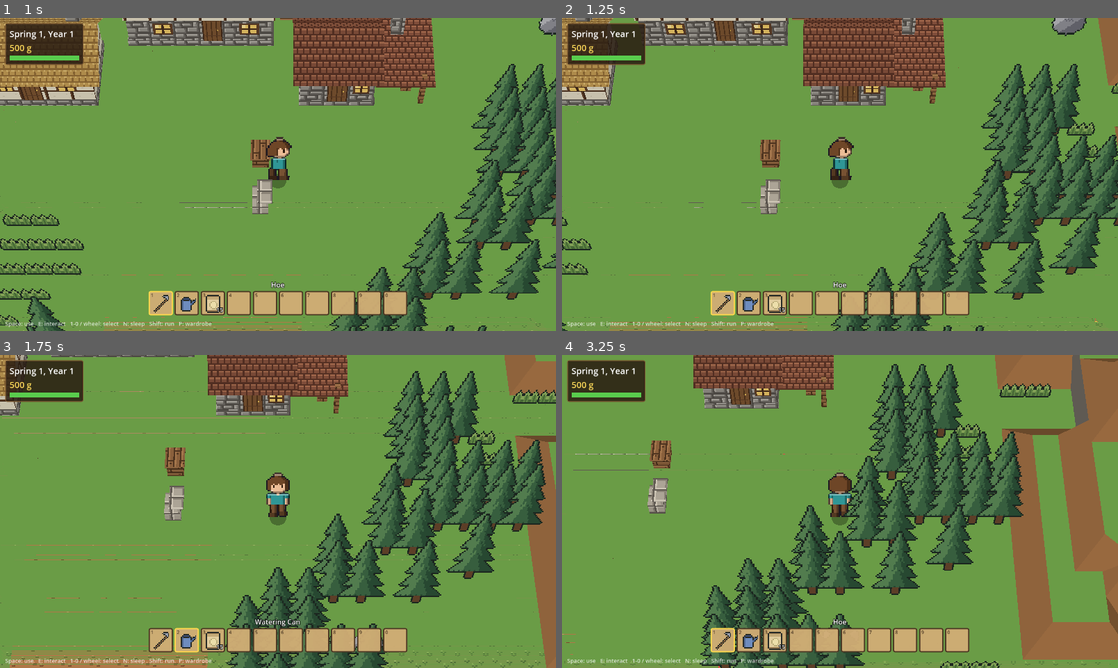
Above: before the commit, frames 1-4 (two rows, left to right).
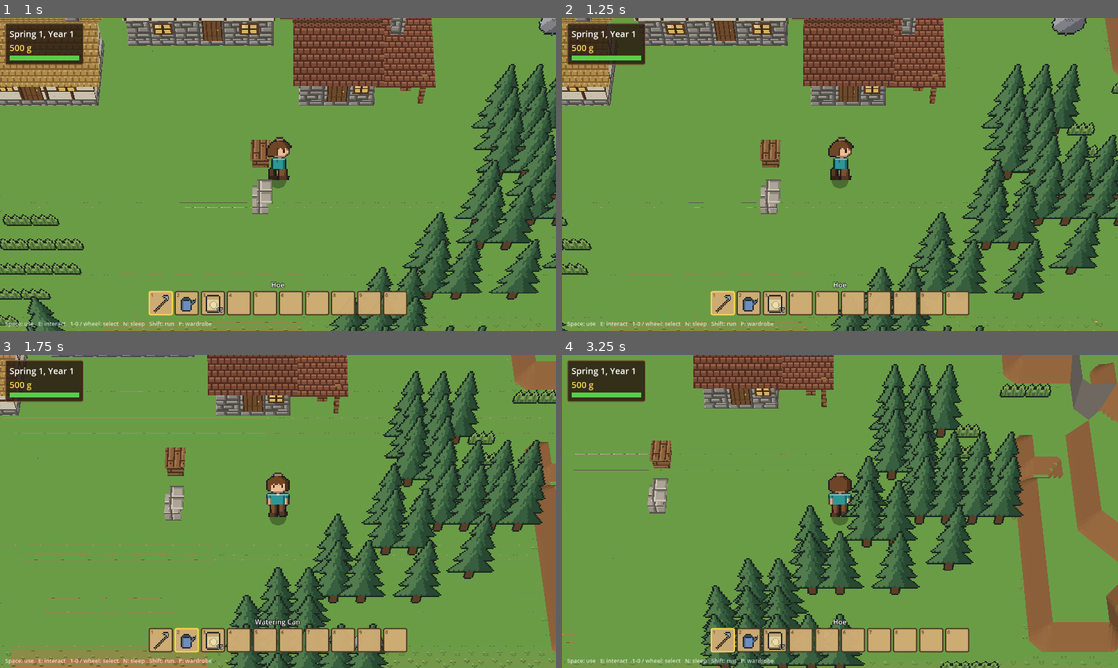
Above: after the commit, the same moments.

Repository: grimechristopher/procedural-game
Game: Godot game, scene res://scenes/main.tscn
Two runs of this game, one before a commit and one after it. Both use one fixed random seed, a clock stepped at 60 frames per second and the inputs below.
Inputs (mouse positions are in pixels of both pictures, inside the frame that each line leads up to):
- Up to frame 1 (1 s): tap Enter (ui_accept) at 0.5, 0.77 s; move the mouse to (400, 158) at 0.52 s; hold D (move_right) from 0.53 s (still down); hold Shift (run) from 0.53 s (still down); click (400, 158) at 0.67 s
- Up to frame 2 (1.25 s): keep holding D (move_right); keep holding Shift (run)
- Up to frame 3 (1.75 s): move the mouse to (166, 527) at 1.27 s; release D (move_right) at 1.28 s; release Shift (run) at 1.28 s; hold S (move_down) from 1.28 s (still down); tap Mouse wheel down (hotbar_next) at 1.35 s; tap Enter (ui_accept) at 1.52 s; tap Shift (run) at 1.55 s
- Up to frame 4 (3.25 s): move the mouse to (895, 442) at 2.02 s; release S (move_down) at 2.03 s; hold D (move_right) 2.03-2.78 s; hold Mouse wheel up (hotbar_prev) 2.03-2.78 s; tap Shift (run) at 2.3, 3.05 s; move the mouse to (812, 574) at 2.77 s; hold W (move_up) from 2.78 s (still down); tap E (interact) at 2.85 s; click (812, 574) at 2.92 s; tap Enter (ui_accept) at 3.02 s

Frame 1 is identical in both runs. In frame 2, 0.3% of the frame differs, in the area x 96-100%, y 0-41%; in frame 3, 1.2%; in frame 4, 4.6%, in the area x 77-100%, y 0-99%.

Commit message:
Slopes from distance to higher ground: inset feet, diagonals, V tips
A slope's top is at the higher ground's edge and it drops a block over
0.7 of a cell, so its foot stops short of the cell's far side. Diagonal
edges cut the higher cells and slope straight from the cut, as steep as a
straight slope; V tips are cut as mirror pairs. Outer corners come out
rounded. Small squares fold along the slope's level lines.

Co-Authored-By: Claude Opus 5.5 <noreply@anthropic.com>
Claude-Session: https://claude.ai/code/session_01QBAyNdiLYtBbpQzeaWaTYf

Diff:
--- a/scripts/terrain_shapes.gd
+++ b/scripts/terrain_shapes.gd
@@ -4,17 +4,19 @@
 ## The terrain's shapes, back to basics: plain colours, no textures, so the
 ## shapes can be got right first.
 ##
-## Every cell is a whole number of blocks high. The ground's surface is set
-## by heights at the cells' corners, which neighbouring cells share, so the
-## pieces always fit together. One rule makes every shape:
+## Every cell is a whole number of blocks high. One rule makes every slope:
 ##
-##   A cell's corner rises one block if a cell touching that corner is
-##   exactly one block higher.
+##   Ground a block below higher ground rises to meet it, starting right at
+##   the higher ground's edge and dropping the block over SLOPE_RUN cells
+##   (measured straight out from that edge); beyond that it's flat.
 ##
-## So a one-block step slopes down across the cell at its foot: straight
-## along an edge, an outer corner where only the diagonal cell is higher, an
-## inner corner where two sides are. Anything taller than a block is a
-## vertical wall. Grass only on flat ground.
+## So a slope's top is at the edge of the cell above, and its foot stops
+## short of the far side of its own cell, leaving a strip of flat ground.
+## Measured from a corner, the distance runs round in a curve, so outer
+## corners come out rounded. Along a 45-degree edge the higher cells are cut
+## along their diagonal and the slope runs straight from the cut. Anything
+## taller than a block is a vertical wall. Neighbouring cells measure from the
+## same edges, so the pieces always meet. Grass only on flat ground.
 
 ## Tiles the generator still keeps in the GridMap for movement, left undrawn
 ## there because this draws the ground.
@@ -24,6 +26,13 @@
 	GridWorld.Tile.HILL_RAMP, GridWorld.Tile.HALF_HILL_RAMP, GridWorld.Tile.UPPER_HALF_HILL_RAMP,
 ]
 
+## How far (in cells) a slope runs out from the edge of the ground above it
+## while it drops a block. Under 1, so it ends short of the cell's far side
+## (and under half a diagonal, so diagonal slopes fit too).
+const SLOPE_RUN := 0.7
+## Pieces each sloping cell is split into each way.
+const STEPS := 7
+
 const GRASS := Color(0.45, 0.66, 0.30)
 const SLOPE := Color(0.62, 0.43, 0.26)
 const WALL := Color(0.55, 0.52, 0.48)
@@ -32,11 +41,13 @@
 const WATER_LEVEL := -0.25
 const RIVER_BED := -1.0
 
-## The corners of a cell, NW, NE, SE, SW, as offsets from its NW corner.
-const CORNERS := [Vector2i(0, 0), Vector2i(1, 0), Vector2i(1, 1), Vector2i(0, 1)]
+const ORTHO := [Vector2i(0, -1), Vector2i(1, 0), Vector2i(0, 1), Vector2i(-1, 0)]
+const DIAG := [Vector2i(1, 1), Vector2i(1, -1), Vector2i(-1, 1), Vector2i(-1, -1)]
 
 var size: Vector2i
 var heights: PackedInt32Array  # blocks; -1 is water
+## Per cell: the diagonal toward its cut-off corner (ZERO if not cut).
+var cuts: Array[Vector2i] = []
 var verts := PackedVector3Array()
 var colors := PackedColorArray()
 
@@ -71,145 +82,292 @@
 	return heights[c.y * size.x + c.x]
 
 
-## The heights at a cell's four corners (NW, NE, SE, SW): its own height,
-## or a block higher where a cell touching that corner is a block higher.
-func corners(c: Vector2i) -> Array:
-	var h := height(c)
-	var out := []
-	for k in CORNERS:
-		var y := h
-		for o in [Vector2i(-1, -1), Vector2i(0, -1), Vector2i(-1, 0), Vector2i(0, 0)]:
-			if height(c + k + o) == h + 1:
-				y = h + 1
-		out.append(y)
-	return out
-
-
 func _run() -> void:
+	cuts.resize(size.x * size.y)
+	for z in size.y:
+		for x in size.x:
+			cuts[z * size.x + x] = _cut(Vector2i(x, z))
 	for z in size.y:
 		for x in size.x:
 			var c := Vector2i(x, z)
 			if height(c) < 0:
 				_water(c)
+				continue
+			for r in _regions(c):
+				_surface(r.poly, r.base)
+			_walls(c)
+
+
+# --- Shapes ------------------------------------------------------------------
+
+## Whether c is on a 45-degree edge of higher ground: the two sides toward a
+## corner are lower (and the diagonal no higher), the ground behind is as
+## high, and the next cell along the edge is cut the same way. Returns the
+## diagonal toward the cut-off corner, or ZERO.
+func _cut(c: Vector2i) -> Vector2i:
+	var h := height(c)
+	if h < 0:
+		return Vector2i.ZERO
+	for s: Vector2i in DIAG:
+		if not _cut_pattern(c, s) and not _v_pattern(c, s):
+			continue
+		for along: Vector2i in [Vector2i(s.x, -s.y), Vector2i(-s.x, s.y)]:
+			if _cut_pattern(c + along, s):
+				return s
+	return Vector2i.ZERO
+
+
+## The tip of a V, where two diagonal edges meet pointing into the higher
+## ground: one side toward s is lower (with the diagonal), the other is the
+## mirror-image cell at the tip (as high), and the ground behind is as high.
+func _v_pattern(c: Vector2i, s: Vector2i) -> bool:
+	var h := height(c)
+	if h < 0:
+		return false
+	for side in [[Vector2i(s.x, 0), Vector2i(0, s.y)], [Vector2i(0, s.y), Vector2i(s.x, 0)]]:
+		var low_side: Vector2i = side[0]
+		var twin_side: Vector2i = side[1]
+		var low := height(c + low_side)
+		if low < 0 or low >= h or height(c + twin_side) != h:
+			continue
+		var d := height(c + s)
+		if d < 0 or d > low:
+			continue
+		if height(c - low_side) >= h and height(c - twin_side) >= h:
+			return true
+	return false
+
+
+func _cut_pattern(c: Vector2i, s: Vector2i) -> bool:
+	var h := height(c)
+	var low := height(c + Vector2i(s.x, 0))
+	if h < 0 or low < 0 or low >= h or height(c + Vector2i(0, s.y)) != low:
+		return false
+	var d := height(c + s)
+	if d < 0 or d > low:
+		return false
+	return height(c - Vector2i(s.x, 0)) >= h and height(c - Vector2i(0, s.y)) >= h
+
+
+## The cell's corner points, NW, NE, SE, SW.
+static func _square(c: Vector2i) -> Array:
+	return [Vector2(c.x, c.y), Vector2(c.x + 1, c.y), Vector2(c.x + 1, c.y + 1), Vector2(c.x, c.y + 1)]
+
+
+## The parts of cell c with their ground level: the whole cell, or for a
+## cut cell its solid triangle and, at the lower ground's level, the cut-off
+## triangle.
+func _regions(c: Vector2i) -> Array:
+	var s := cuts[c.y * size.x + c.x]
+	if s == Vector2i.ZERO:
+		return [{ poly = _square(c), base = height(c) }]
+	var tri := _cut_triangles(c, s)
+	# (The lower of the two sides toward the cut: at a V's tip one of them
+	# is the other cell at the tip, as high as this one.)
+	var low := mini(height(c + Vector2i(s.x, 0)), height(c + Vector2i(0, s.y)))
+	return [{ poly = tri[0], base = height(c) }, { poly = tri[1], base = low }]
+
+
+## [solid triangle, cut-off triangle] of cell c cut toward diagonal s.
+static func _cut_triangles(c: Vector2i, s: Vector2i) -> Array:
+	var o := Vector2(c)
+	var far := o + Vector2((1 + s.x) / 2, (1 + s.y) / 2)
+	var near := o + Vector2((1 - s.x) / 2, (1 - s.y) / 2)
+	var a := o + Vector2((1 + s.x) / 2, (1 - s.y) / 2)
+	var b := o + Vector2((1 - s.x) / 2, (1 + s.y) / 2)
+	return [[near, a, b], [far, b, a]]
+
+
+## The solid ground near c (its 3x3 neighbourhood): each cell's solid part
+## and its level, for slopes to measure from.
+func _solids_near(c: Vector2i) -> Array:
+	var out := []
+	for dz in range(-1, 2):
+		for dx in range(-1, 2):
+			var n := c + Vector2i(dx, dz)
+			if height(n) < 0:
+				continue
+			var s := cuts[n.y * size.x + n.x]
+			out.append({ poly = _square(n) if s == Vector2i.ZERO else _cut_triangles(n, s)[0], level = height(n) })
+	return out
+
+
+## The ground's height at p, in ground whose own level is base: a block
+## higher right at the edge of solid ground a block up, falling to base
+## SLOPE_RUN out from it.
+func ground_at(p: Vector2, base: int, solids: Array) -> float:
+	var rise := 0.0
+	for a in solids:
+		if a.level != base + 1:
+			continue
+		var d := _distance(p, a.poly)
+		if d < SLOPE_RUN:
+			rise = maxf(rise, 1.0 - d / SLOPE_RUN)
+	return base + rise
+
+
+## Distance from p to a convex polygon (0 inside).
+static func _distance(p: Vector2, poly: Array) -> float:
+	var inside := true
+	var best := INF
+	var n := poly.size()
+	var sign := 0.0
+	for i in n:
+		var a: Vector2 = poly[i]
+		var b: Vector2 = poly[(i + 1) % n]
+		var cr := (b - a).cross(p - a)
+		if absf(cr) > 0.00001:
+			if sign == 0.0:
+				sign = signf(cr)
+			elif signf(cr) != sign:
+				inside = false
+		var t := clampf((p - a).dot(b - a) / (b - a).length_squared(), 0.0, 1.0)
+		best = minf(best, p.distance_to(a + (b - a) * t))
+	return 0.0 if inside else best
+
+
+# --- Drawing -------------------------------------------------------------------
+
+## Ground over a region (a square or triangle) at level base: flat in one
+## piece where nothing a block up is near, else split into small pieces
+## following the slopes.
+func _surface(poly: Array, base: int) -> void:
+	var c := Vector2i(floori((poly[0].x + poly[1].x + poly[2].x) / 3.0), floori((poly[0].y + poly[1].y + poly[2].y) / 3.0))
+	var solids := _solids_near(c)
+	var near_higher := false
+	for a in solids:
+		if a.level == base + 1 and _poly_distance(poly, a.poly) < SLOPE_RUN:
+			near_higher = true
+	if not near_higher:
+		for i in range(1, poly.size() - 1):
+			_ground_tri(_at(poly[0], base), _at(poly[i], base), _at(poly[i + 1], base))
+		return
+	if poly.size() == 4:
+		for j in STEPS:
+			for i in STEPS:
+				var p00: Vector2 = _lerp4(poly, float(i) / STEPS, float(j) / STEPS)
+				var p10: Vector2 = _lerp4(poly, float(i + 1) / STEPS, float(j) / STEPS)
+				var p11: Vector2 = _lerp4(poly, float(i + 1) / STEPS, float(j + 1) / STEPS)
+				var p01: Vector2 = _lerp4(poly, float(i) / STEPS, float(j + 1) / STEPS)
+				var q := [p00, p10, p11, p01].map(func(p): return Vector3(p.x, ground_at(p, base, solids), p.y))
+				# Fold along whichever diagonal follows the slope's level
+				# lines (its ends nearer the same height), so a diagonal
+				# slope's foot doesn't come out jagged.
+				if absf(q[0].y - q[2].y) <= absf(q[1].y - q[3].y):
+					_ground_tri(q[0], q[1], q[2])
+					_ground_tri(q[0], q[2], q[3])
+				else:
+					_ground_tri(q[0], q[1], q[3])
+					_ground_tri(q[1], q[2], q[3])
+	else:
+		# A triangle split into STEPS rows of small triangles.
+		var a: Vector2 = poly[0]
+		var b: Vector2 = poly[1]
+		var cc: Vector2 = poly[2]
+		var pt := func(i: int, j: int) -> Vector3:
+			var p: Vector2 = a + (b - a) * (float(i) / STEPS) + (cc - a) * (float(j) / STEPS)
+			return Vector3(p.x, ground_at(p, base, solids), p.y)
+		for j in STEPS:
+			for i in STEPS - j:
+				_ground_tri(pt.call(i, j), pt.call(i + 1, j), pt.call(i, j + 1))
+				if i + j + 1 < STEPS:
+					_ground_tri(pt.call(i + 1, j), pt.call(i + 1, j + 1), pt.call(i, j + 1))
+
+
+static func _lerp4(poly: Array, u: float, v: float) -> Vector2:
+	var top: Vector2 = poly[0].lerp(poly[1], u)
+	var bottom: Vector2 = poly[3].lerp(poly[2], u)
+	return top.lerp(bottom, v)
+
+
+static func _poly_distance(a: Array, b: Array) -> float:
+	var best := INF
+	for p in a:
+		best = minf(best, _distance(p, b))
+	for p in b:
+		best = minf(best, _distance(p, a))
+	return best
+
+
+## Vertical walls round cell c, wherever its ground stands above the ground
+## next to it (a cell more than a block lower, the river, or across a cut).
+func _walls(c: Vector2i) -> void:
+	var regions := _regions(c)
+	var solids := _solids_near(c)
+	# Each region's edges: the other side is the neighbouring cell's region
+	# there, or (across a cut) this cell's other region.
+	for ri in regions.size():
+		var r: Dictionary = regions[ri]
+		var poly: Array = r.poly
+		for e in poly.size():
+			var a: Vector2 = poly[e]
+			var b: Vector2 = poly[(e + 1) % poly.size()]
+			var mid := (a + b) / 2.0
+			var out := Vector2(b - a).orthogonal().normalized()
+			# (orthogonal() is a quarter turn; make it point away from the region.)
+			var centroid := Vector2.ZERO
+			for p in poly:
+				centroid += p
+			centroid /= poly.size()
+			if out.dot(mid - centroid) < 0.0:
+				out = -out
+			var probe := mid + out * 0.01
+			var other_base := -99
+			var other_solids := solids
+			var n := Vector2i(floori(probe.x), floori(probe.y))
+			var hn := height(n)
+			if hn == -99:
+				continue  # the map's edge
+			if hn < 0:
+				other_base = -99
 			else:
-				_top(c)
-				_walls(c)
-
-
-## The ground's surface in cell c: two triangles over its corner heights.
-## Where one corner differs from the other three, it's split through that
-## corner, so an outer corner is a hip (both halves sloping) and an inner
-## corner a valley.
-func _top(c: Vector2i) -> void:
-	var ys := corners(c)
-	var p := []
-	for k in 4:
-		p.append(Vector3(c.x + CORNERS[k].x, ys[k], c.y + CORNERS[k].y))
-	var split_02 := true  # along NW-SE
-	for k in 4:
-		var others: Array = [ys[(k + 1) % 4], ys[(k + 2) % 4], ys[(k + 3) % 4]]
-		if others[0] == others[1] and others[1] == others[2] and ys[k] != others[0]:
-			# Through the odd corner (a hip or a valley), unless the cell is
-			# on a diagonal edge: then across it, so the slope runs straight
-			# along the diagonal.
-			split_02 = (k % 2 == 0) != _on_diagonal(c, k, ys[k] > others[0])
-	if split_02:
-		_tri(p[0], p[1], p[2])
-		_tri(p[0], p[2], p[3])
-	else:
-		_tri(p[0], p[1], p[3])
-		_tri(p[1], p[2], p[3])
-
-
-## Whether cell c, with one corner k unlike the others (raised, or the one
-## not raised), is part of a diagonal edge rather than a lone corner: on a
-## diagonal the cells either side of it toward k are the other kind of
-## corner piece (three corners raised beside a one-raised cell, and the
-## other way round); beside a lone corner they're straight slopes.
-func _on_diagonal(c: Vector2i, k: int, raised: bool) -> bool:
-	var dx := 1 if CORNERS[k].x == 1 else -1
-	var dz := 1 if CORNERS[k].y == 1 else -1
-	var want := 3 if raised else 1
-	for n in [c + Vector2i(dx, 0), c + Vector2i(0, dz)]:
-		if height(n) < 0 or _raised_corners(n) != want:
-			return false
-	return true
-
-
-func _raised_corners(c: Vector2i) -> int:
-	var h := height(c)
-	var n := 0
-	for y in corners(c):
-		if y > h:
-			n += 1
-	return n
-
-
-## Vertical walls on c's sides, down to wherever the ground beside it is
-## lower (another cell's edge, the river bed, or the map's edge).
-func _walls(c: Vector2i) -> void:
-	var ys := corners(c)
-	# Sides as pairs of corner indices, and the neighbour's matching corners.
-	var sides := [[Vector2i(0, -1), 0, 1, 3, 2], [Vector2i(1, 0), 1, 2, 0, 3],
-		[Vector2i(0, 1), 2, 3, 1, 0], [Vector2i(-1, 0), 3, 0, 2, 1]]
-	for side in sides:
-		var d: Vector2i = side[0]
-		var n := c + d
-		var hn := height(n)
-		var low_a: float
-		var low_b: float
-		if hn == -99:
-			low_a = 0.0
-			low_b = 0.0
-		elif hn < 0:
-			low_a = RIVER_BED
-			low_b = RIVER_BED
-		else:
-			var yn := corners(n)
-			low_a = yn[side[3]]
-			low_b = yn[side[4]]
-		var top_a: float = ys[side[1]]
-		var top_b: float = ys[side[2]]
-		if top_a <= low_a and top_b <= low_b:
-			continue
-		var a := Vector2(c + CORNERS[side[1]])
-		var b := Vector2(c + CORNERS[side[2]])
-		var pa := Vector3(a.x, top_a, a.y)
-		var pb := Vector3(b.x, top_b, b.y)
-		var qa := Vector3(a.x, minf(low_a, top_a), a.y)
-		var qb := Vector3(b.x, minf(low_b, top_b), b.y)
-		_wall(pa, pb, qb, qa, Vector3(d.x, 0, d.y))
+				for o in _regions(n):
+					if _distance(probe, o.poly) < 0.001:
+						other_base = o.base
+				other_solids = _solids_near(n)
+			var pts := []
+			for k in STEPS + 1:
+				var p: Vector2 = a.lerp(b, float(k) / STEPS)
+				var top := ground_at(p, r.base, solids)
+				var low := RIVER_BED if other_base == -99 else ground_at(p, other_base, other_solids)
+				pts.append([p, top, low])
+			for k in STEPS:
+				var p0: Array = pts[k]
+				var p1: Array = pts[k + 1]
+				if p0[1] <= p0[2] + 0.001 and p1[1] <= p1[2] + 0.001:
+					continue
+				var n3 := Vector3(out.x, 0, out.y)
+				_add(_at(p0[0], p0[1]), _at(p1[0], p1[1]), _at(p1[0], minf(p1[2], p1[1])), _shade(WALL, n3))
+				_add(_at(p0[0], p0[1]), _at(p1[0], minf(p1[2], p1[1])), _at(p0[0], minf(p0[2], p0[1])), _shade(WALL, n3))
 
 
 func _water(c: Vector2i) -> void:
-	var p := [Vector3(c.x, WATER_LEVEL, c.y), Vector3(c.x + 1, WATER_LEVEL, c.y),
-		Vector3(c.x + 1, WATER_LEVEL, c.y + 1), Vector3(c.x, WATER_LEVEL, c.y + 1)]
-	_add(p[0], p[1], p[2], WATER)
-	_add(p[0], p[2], p[3], WATER)
+	var p := _square(c)
+	_add(_at(p[0], WATER_LEVEL), _at(p[1], WATER_LEVEL), _at(p[2], WATER_LEVEL), WATER)
+	_add(_at(p[0], WATER_LEVEL), _at(p[2], WATER_LEVEL), _at(p[3], WATER_LEVEL), WATER)
+
+
+static func _at(p: Vector2, y: float) -> Vector3:
+	return Vector3(p.x, y, p.y)
 
 
 ## A ground triangle: grass if it's flat, slope colour if not, shaded by
 ## which way it faces.
-func _tri(a: Vector3, b: Vector3, c: Vector3) -> void:
-	var flat := is_equal_approx(a.y, b.y) and is_equal_approx(b.y, c.y)
+func _ground_tri(a: Vector3, b: Vector3, c: Vector3) -> void:
+	var flat := absf(a.y - b.y) < 0.001 and absf(b.y - c.y) < 0.001
 	var col := GRASS if flat else SLOPE
-	_add(a, b, c, _shade(col, (b - a).cross(c - a)))
-
-
-func _wall(a: Vector3, b: Vector3, c: Vector3, d: Vector3, n: Vector3) -> void:
-	_add(a, b, c, _shade(WALL, n))
-	_add(a, c, d, _shade(WALL, n))
+	var n := (b - a).cross(c - a)
+	if n.y < 0.0:
+		n = -n
+	_add(a, b, c, _shade(col, n))
 
 
 ## Brighter facing up and toward the camera (south), darker facing away.
 func _shade(col: Color, n: Vector3) -> Color:
 	if n.length() < 0.0001:
 		return col
-	n = n.normalized()
-	if n.y < -0.01:
-		n = -n  # ground triangles: whichever way they were wound, face up
 	var light := Vector3(-0.35, 1.0, 0.55).normalized()
-	var k := 0.55 + 0.45 * maxf(n.dot(light), 0.0)
+	var k := 0.55 + 0.45 * maxf(n.normalized().dot(light), 0.0)
 	return Color(col.r * k, col.g * k, col.b * k)
 
 
Not shown, changed: documentation/terrain/README.md
